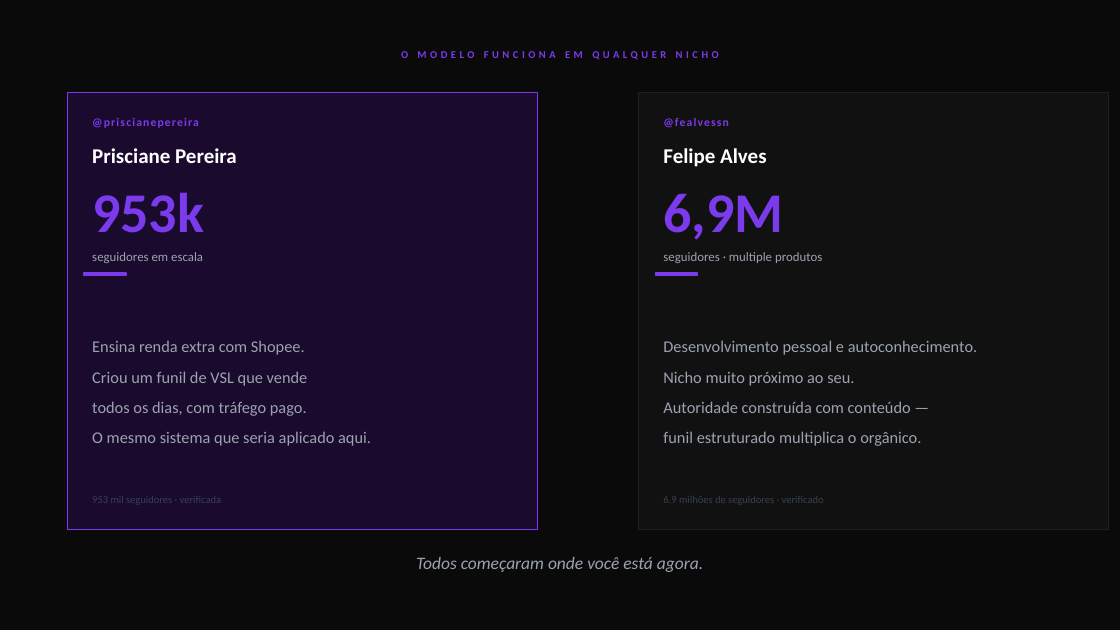
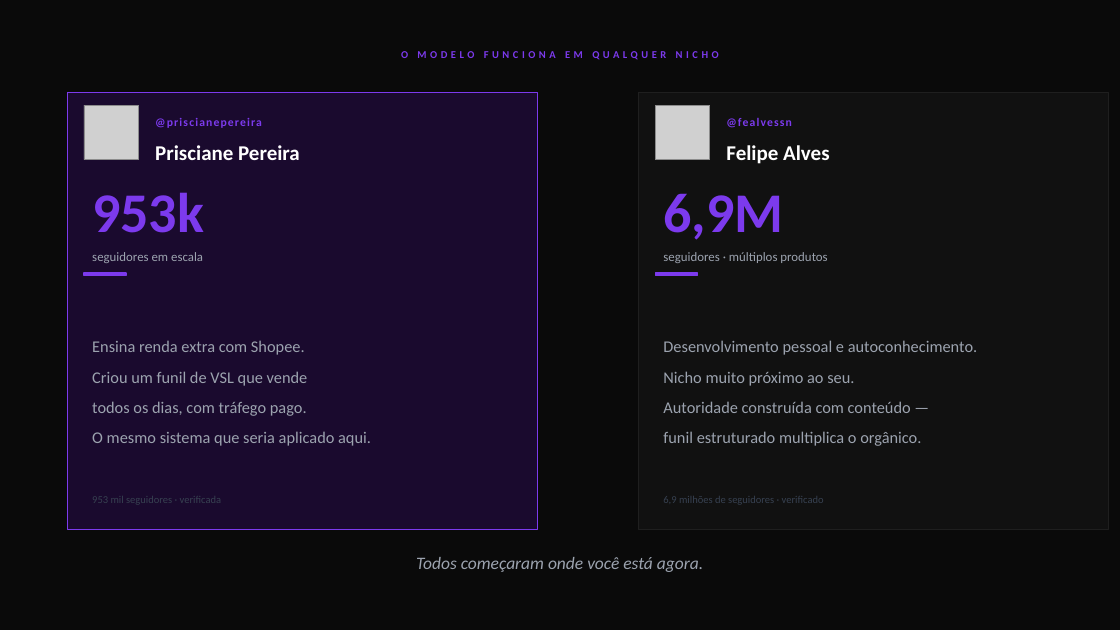
Before and after one commit to okauarodriguez-dotcom/grupoaura, a slide deck: slide 8 of operacoes/apresentacoes/monica/Pitch-Monica.pptx (slide 7 before the commit). Drawn at 1120x630 pixels with LibreOffice and Linux fonts; fonts in the diff are those of the drawing; grey boxes stand for pictures. Boxes give left, top, right and bottom in pixels: in the first picture for what was removed or moved away, otherwise in the second. Text is boxed around its words. In the diff, an @@ line names an element or a change of style, - is before the commit and + after.

```diff
--- a/operacoes/apresentacoes/monica/Pitch-Monica.pptx
+++ b/operacoes/apresentacoes/monica/Pitch-Monica.pptx
@@ picture added at [84,105,139,160] @@
@@ text "@priscianepereira": place and size @@
-text "@priscianepereira" at [92,118,199,128]
+text "@priscianepereira" at [155,118,262,128]
@@ picture added at [655,105,710,160] @@
@@ text "@fealvessn": place and size @@
-text "@fealvessn" at [663,118,728,128]
+text "@fealvessn" at [726,118,791,128]
@@ text "Prisciane Pereira": place and size @@
-text "Prisciane Pereira" at [92,148,237,163]
+text "Prisciane Pereira" at [155,145,300,160]
@@ text "Felipe Alves": place and size @@
-text "Felipe Alves" at [663,148,767,167]
+text "Felipe Alves" at [726,145,830,164]
@@ text at [663,252,827,263]: text changed @@
-seguidores · multiple produtos
+seguidores · múltiplos produtos
```
Also in this commit, not shown: 3 other slides changed, 3 slides added, 3 slides removed, 6 other files.
